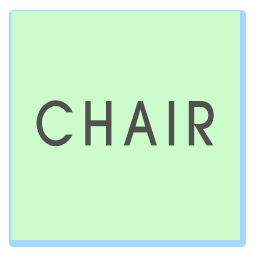
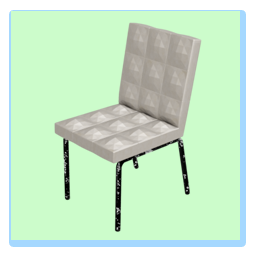
Revision of a layered (256, 256) image; what changed, layer by layer:
hid "CHAIR" over left=36, top=100, right=214, bottom=147
added layer "Layer 5" above "Rectangle 1" over left=54, top=22, right=202, bottom=232
